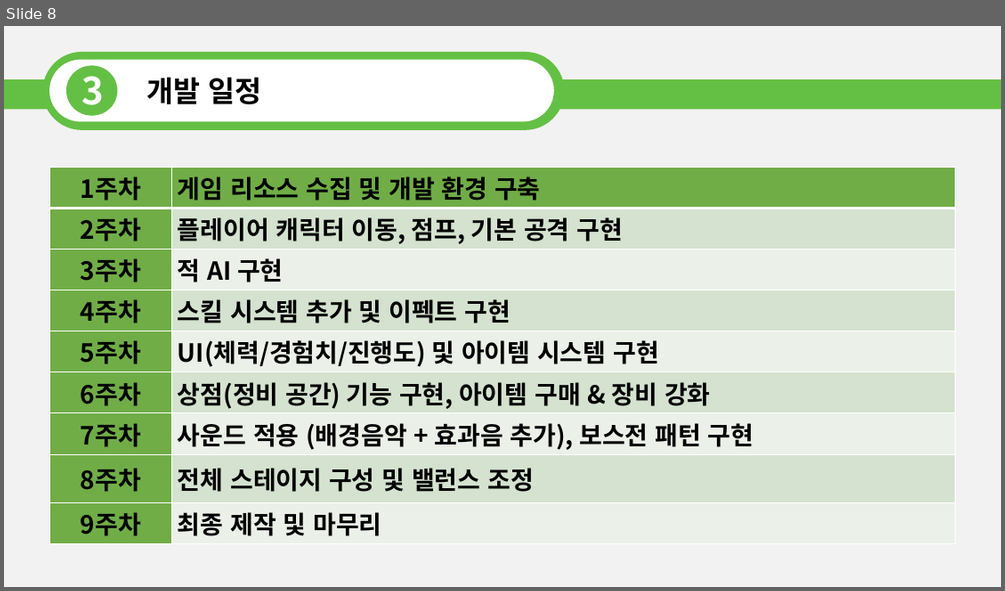
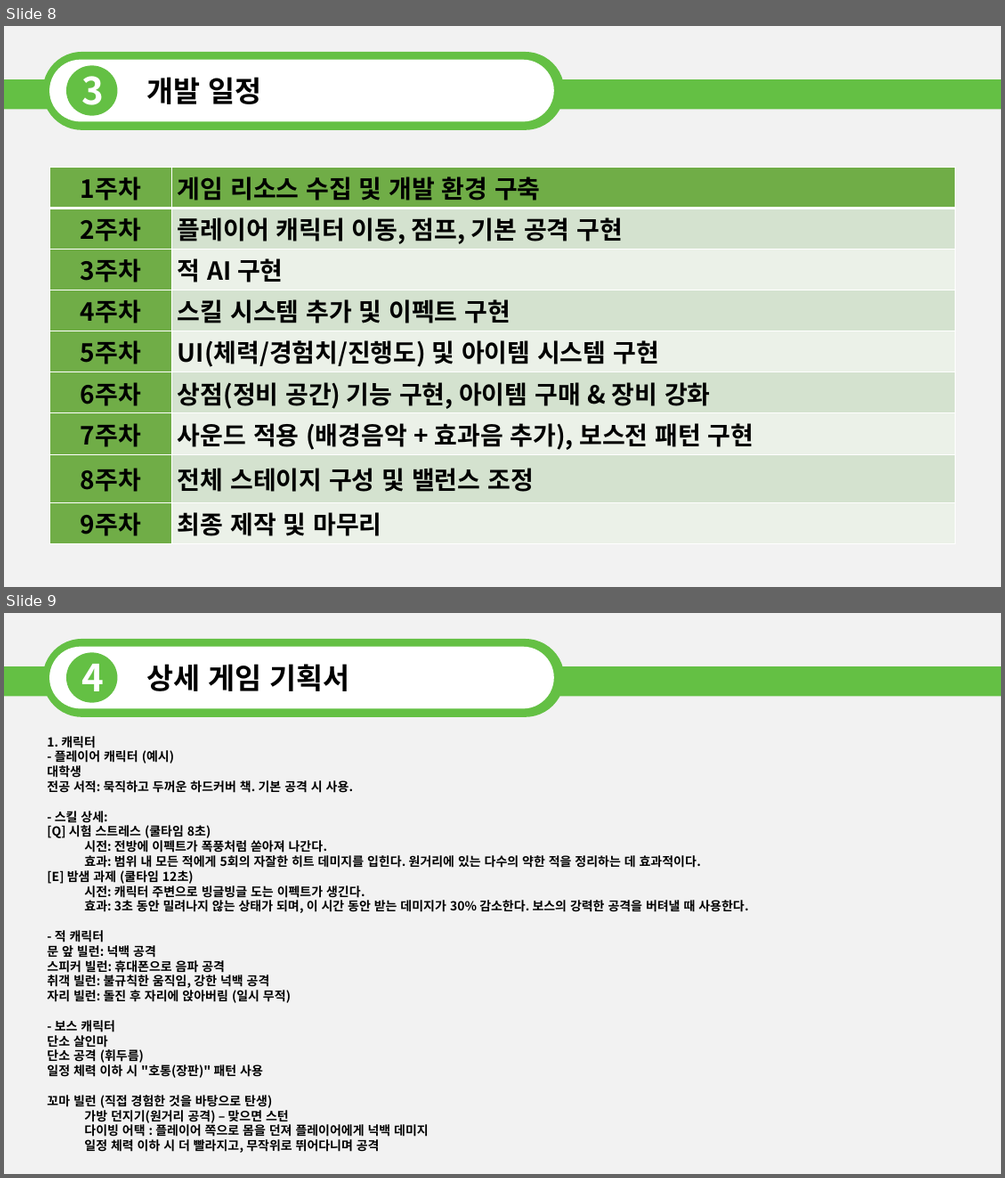
Before and after one commit to a2m1nju/2DGP-Project, a slide deck: 1차 발표/2DGP 프로젝트 1차 발표.pptx. Shown one above the other, each under a label of ours: slide 8 before the commit, slides 8 and 9 after it. The pictures are 1005x591 and 1005x1178 pixels, drawn with LibreOffice and Linux fonts; fonts in the diff are those of the drawing. Boxes give left, top, right and bottom in pixels: in the first picture for what was removed or moved away, otherwise in the second. Text is boxed around its words. In the diff, an @@ line names an element or a change of style, - is before the commit and + after.

```diff
--- a/1차 발표/2DGP 프로젝트 1차 발표.pptx
+++ b/1차 발표/2DGP 프로젝트 1차 발표.pptx
@@ slide 9 added at (4, 613, 1001, 1174), background #FFFFFF; not listed: 1 template element that a slide beside it also shows @@
@@ rounded rectangle added at (43, 639, 565, 717), fill #64C044 @@
@@ rounded rectangle added at (49, 647, 554, 709), fill #FFFFFF @@
@@ ellipse added at (66, 653, 117, 703), fill #64C044 @@
@@ text added at (81, 654, 104, 701), 36 pt, text #FFFFFF, bold @@
+4
@@ text added at (146, 664, 349, 691), 28 pt, text #000000, bold @@
+상세 게임 기획서
@@ rectangle added at (4, 666, 1001, 697), fill #64C044 @@
@@ text added at (47, 736, 748, 1152), 12 pt, text #000000, bold @@
+1. 캐릭터
+- 플레이어 캐릭터 (예시)
+대학생
+전공 서적: 묵직하고 두꺼운 하드커버 책. 기본 공격 시 사용.
+- 스킬 상세:
+[Q] 시험 스트레스 (쿨타임 8초)
+  시전: 전방에 이펙트가 폭풍처럼 쏟아져 나간다.
+  효과: 범위 내 모든 적에게 5회의 자잘한 히트 데미지를 입힌다. 원거리에 있는 다수의 약한 적을 정리하는 데 효과적이다.
+[E] 밤샘 과제 (쿨타임 12초)
+  시전: 캐릭터 주변으로 빙글빙글 도는 이펙트가 생긴다.
+  효과: 3초 동안 밀려나지 않는 상태가 되며, 이 시간 동안 받는 데미지가 30% 감소한다. 보스의 강력한 공격을 버텨낼 때 사용한다.
+- 적 캐릭터
+문 앞 빌런: 넉백 공격
+스피커 빌런: 휴대폰으로 음파 공격
+취객 빌런: 불규칙한 움직임, 강한 넉백 공격
+자리 빌런: 돌진 후 자리에 앉아버림 (일시 무적)
+- 보스 캐릭터
+단소 살인마
+단소 공격 (휘두름)
+일정 체력 이하 시 "호통(장판)" 패턴 사용
+꼬마 빌런 (직접 경험한 것을 바탕으로 탄생)
+  가방 던지기(원거리 공격) – 맞으면 스턴
+  다이빙 어택 : 플레이어 쪽으로 몸을 던져 플레이어에게 넉백 데미지
+  일정 체력 이하 시 더 빨라지고, 무작위로 뛰어다니며 공격
```
Also in this commit, not shown: 1 other slide added, 1 other file.
